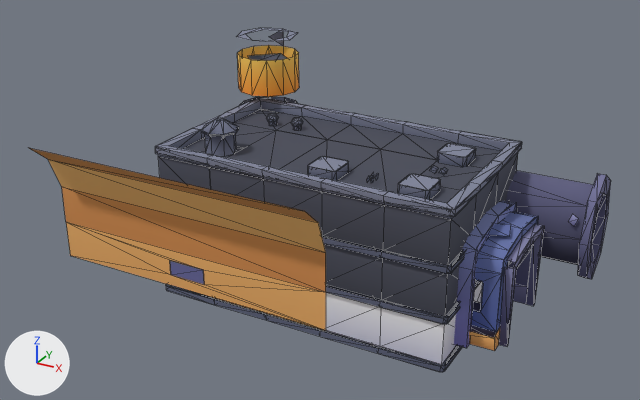
The glTF model apps/web-client/public/assets/models/buildings/SU_HeavyFactory_LOD1.glb, before and after one commit.
Camera for both pictures: a 50 mm camera at (6.77, -12.91, 8.13) aimed at (0.3, -1.15, 2.25). The lights are fixed; the arrows at lower left show +X, +Y and +Z. The first picture is the older version. Mesh edges are drawn as thin lines. Objects named as collision shapes, trigger or cutter boxes, shadow casters or lower levels of detail are left out. Where no turn or scale is listed for an object, it has been applied to the vertices. Vertices at exactly the same position are counted once.

Before the edit, the objects in view are built like this:
```python
me_chimney_large = bpy.data.meshes.new('chimney-large')
me_chimney_large.from_pydata(...)  # 96 vertices, 116 faces; spans x -0.8..0.8, y -0.8..0.8, z 0.0..4.08
me_chimney_large.materials.append(mat_colormap_003)  # picture img_colormap
me_door_wide_open = bpy.data.meshes.new('door-wide-open')
me_door_wide_open.from_pydata(...)  # 18 vertices, 16 faces; spans x -2.16..2.16, y -1.19..-0.68, z 1.97..3.84
me_door_wide_open.materials.append(mat_colormap_001)  # picture img_colormap_001
# before: 5 (-2.16, -0.68, 2.52) at pixel (65, 221), 9 (2.16, -0.68, 2.52) at pixel (325, 292), 14 (-2.16, -0.68, 3.08) at pixel (61, 186), 15 (2.16, -0.68, 3.08) at pixel (325, 252)
# before: 6 (-0.28, -0.68, 2.13) at pixel (170, 274), 11 (0.28, -0.68, 2.13) at pixel (204, 284), 16 (0.28, -0.68, 2.36) at pixel (203, 269), 17 (-0.28, -0.68, 2.36) at pixel (169, 260)
me_machine_fortified = bpy.data.meshes.new('machine-fortified')
me_machine_fortified.from_pydata(...)  # 174 vertices, 174 faces; spans x -0.84..0.84, y -1.12..1.12, z 0.0..1.89
me_machine_fortified.materials.append(mat_colormap_002)  # picture img_colormap_001
ob_chimney_large = bpy.data.objects.new('chimney-large', me_chimney_large)
ob_chimney_large.location = (-2.5, 1.8, 0.0)
ob_door_wide_open = bpy.data.objects.new('door-wide-open', me_door_wide_open)
ob_door_wide_open.location = (0.0, -3.7, 0.1)
ob_machine_fortified = bpy.data.objects.new('machine-fortified', me_machine_fortified)
ob_machine_fortified.location = (2.7, 0.0, 0.2)
# also in view: 'building-a' at (0.0, 0.0, 1.62); 'pipe-large-long' at (2.8, 1.6, 1.5)
```
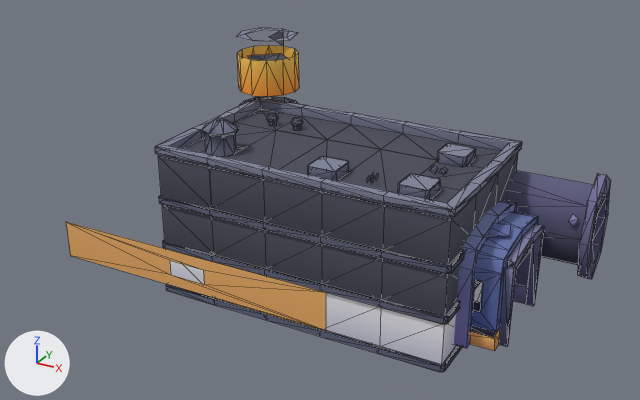
What changed in the scene script:
```text
Change me_door_wide_open:
    used by ob_door_wide_open; location = (0.0, -3.7, 0.1)
    verts and faces of me_door_wide_open; kept vertices keep their numbers, new ones are numbered from 18
    remove me_door_wide_open.from_pydata(...)  # 18 vertices, 16 faces; spans x -2.16..2.16, y -1.19..-0.68, z 1.97..3.84
    add me_door_wide_open.from_pydata(...)  # 8 vertices, 8 faces; spans x -2.16..2.16, y -0.68, z 1.97..2.52
    me_door_wide_open part 1: the loose piece of 6 vertices spanning x -2.16..2.16, y -1.19..-0.68, z 3.08..3.84 is deleted
    me_door_wide_open part 2
    add delete_vertices([14, 15])  # with the faces that use them
    me_door_wide_open part 3
    add delete_vertices([16, 17])  # with the faces that use them
```

Where the change shows, as pixel boxes [x1, y1, x2, y2] in the pictures (640 x 400 px):
'door-wide-open', reshaped (12% narrower, 40% shorter): before [29, 148, 326, 331]; after [66, 222, 326, 331]
part 1 of me_door_wide_open, deleted (brown): before [29, 148, 326, 253]
part 2 of me_door_wide_open, deleted (brown): before [62, 187, 326, 292]
part 3 of me_door_wide_open, deleted (blue): before [170, 261, 204, 284]
